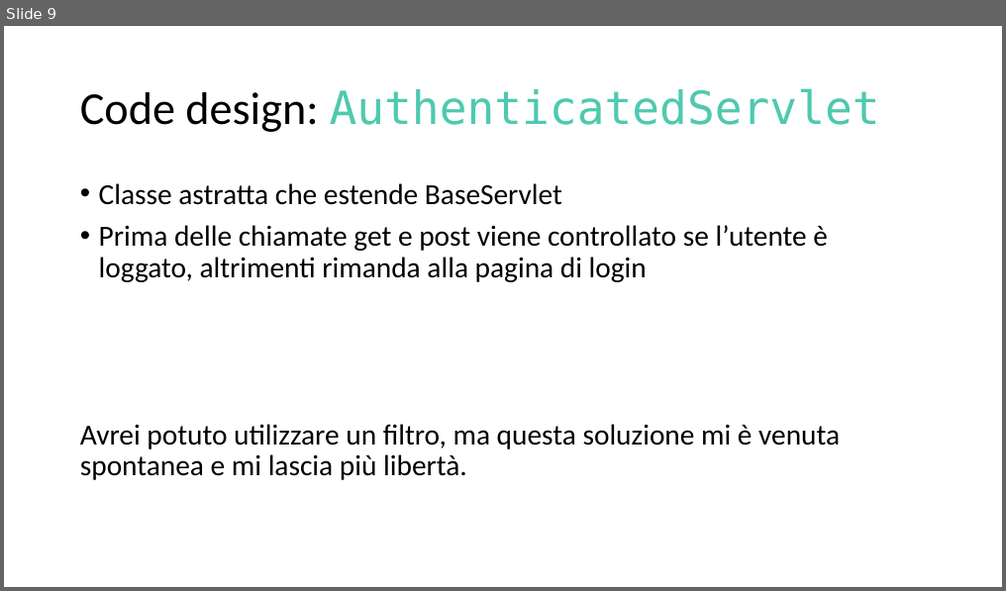
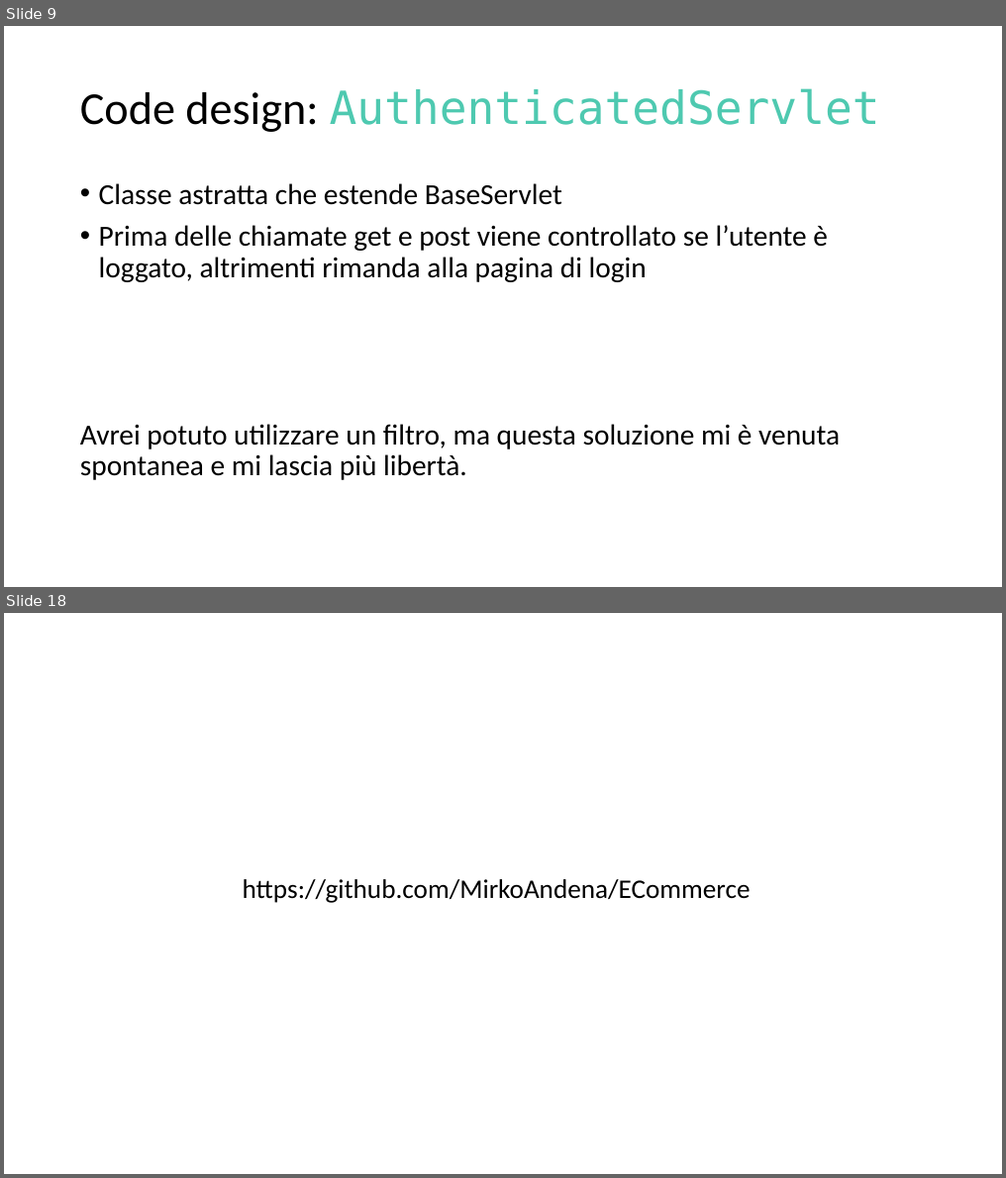
Before and after one commit to MirkoAndena/ECommerce, a slide deck: Documents/ECommerce.pptx. Shown one above the other, each under a label of ours: slide 9 before the commit, slides 9 and 18 after it; the slides between them are not shown. The pictures are 1006x591 and 1006x1178 pixels, drawn with LibreOffice and Linux fonts; fonts in the diff are those of the drawing. Boxes give left, top, right and bottom in pixels: in the first picture for what was removed or moved away, otherwise in the second. Text is boxed around its words. In the diff, an @@ line names an element or a change of style, - is before the commit and + after.

```diff
--- a/Documents/ECommerce.pptx
+++ b/Documents/ECommerce.pptx
@@ slide 18 added at (4,613,1002,1174), background #FFFFFF @@
@@ text added at (243,879,750,903), 25.9 pt, text #000000 @@
+https://github.com/MirkoAndena/ECommerce
```
Also in this commit, not shown: 3 slides changed, 5 other slides added, 6 other files.
